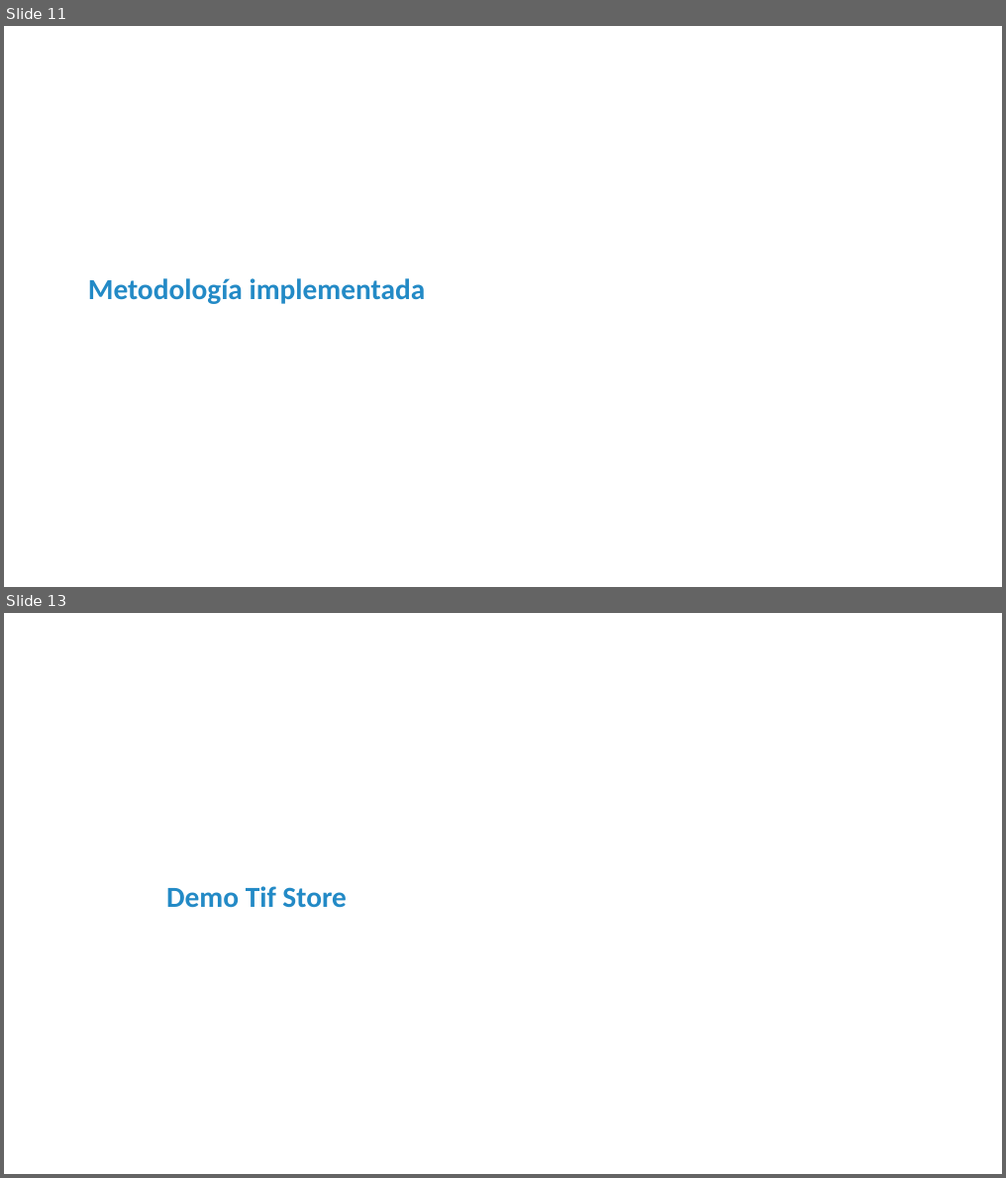
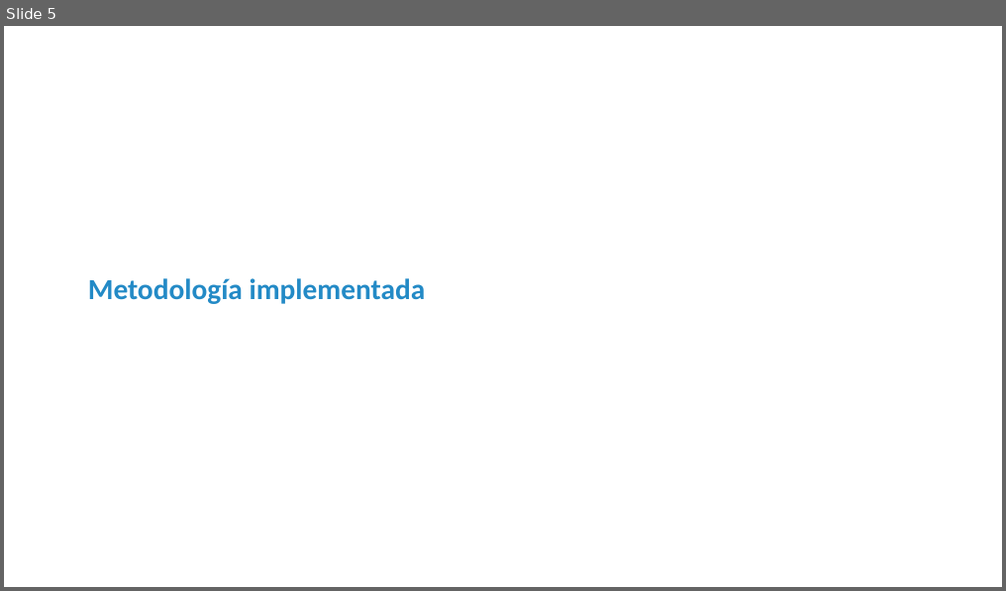
Before and after one commit to Djespinosa/TifStore, a slide deck: src/assets/Documentación/TIF_Store_presentación.pptx. Shown one above the other, each under a label of ours: slides 11 and 13 before the commit, slide 5 after it; the slides between them are not shown. The pictures are 1006x1178 and 1006x591 pixels, drawn with LibreOffice and Linux fonts; fonts in the diff are those of the drawing; background and template pictures are left out. Boxes give left, top, right and bottom in pixels: in the first picture for what was removed or moved away, otherwise in the second. Text is boxed around its words. In the diff, an @@ line names an element or a change of style, - is before the commit and + after.

```diff
--- a/src/assets/Documentación/TIF_Store_presentación.pptx
+++ b/src/assets/Documentación/TIF_Store_presentación.pptx
@@ slide 13 removed at (4,613,1002,1174), background picture (left out) @@
@@ text removed at (166,886,346,908) @@
-Demo Tif Store
@@ what was slide 11 is now slide 5 @@
```
Also in this commit, not shown: 6 slides changed, 3 slides added, 4 other slides removed, 26 other files.
